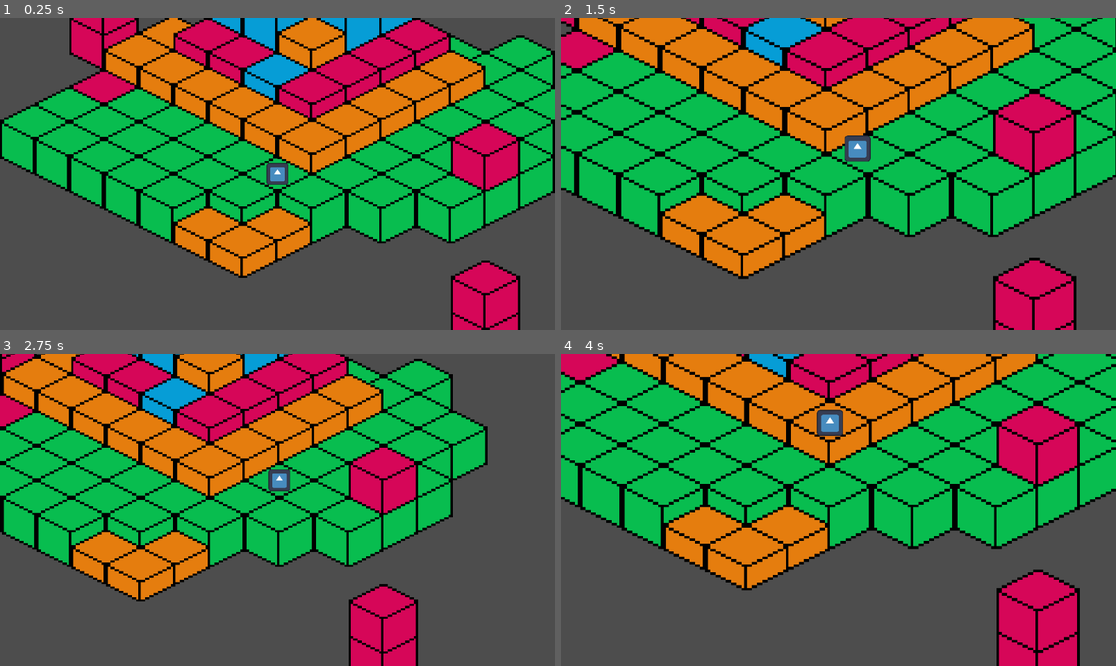
Above: before the commit, frames 1-4 (two rows, left to right).
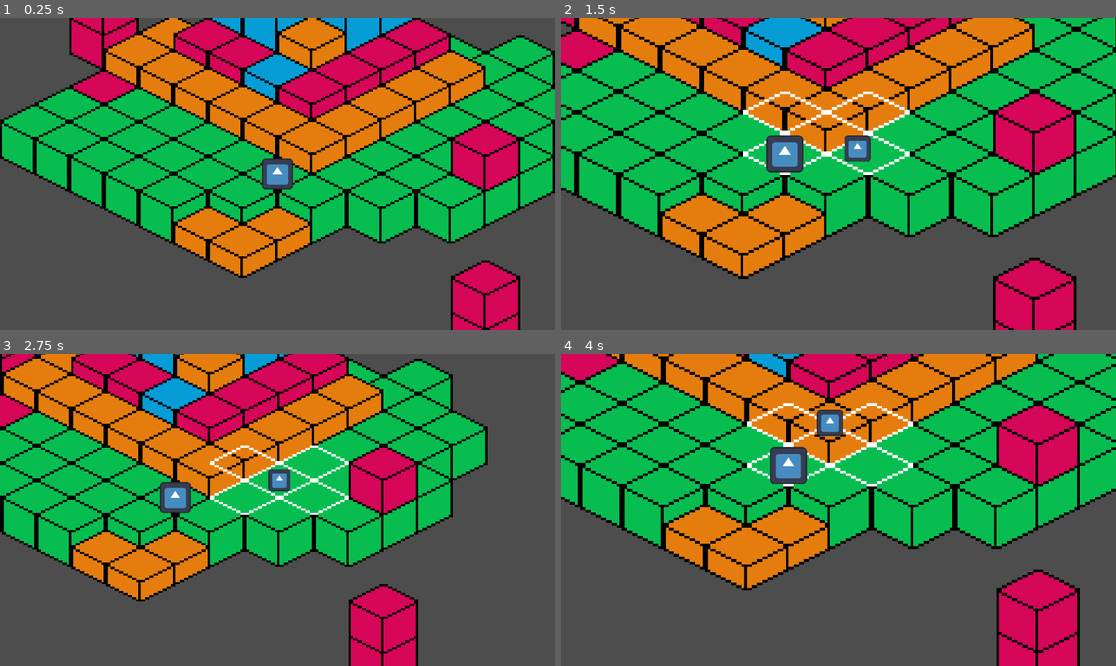
Above: after the commit, the same moments.

Repository: martinsi26/GameJam2024
Game: Godot game, scene res://Map.tscn
Same seed, same stepped clock (60 frames per second), same inputs: the game is played once before the commit and once after it. This scene is started directly instead of the project's main scene. The engine's default icon, where the game draws it, is replaced by a stand-in: a white triangle on a blue panel in a dark square.
Inputs (mouse positions are in pixels of both pictures, inside the frame that each line leads up to):
- Up to frame 1 (0.25 s): no input
- Up to frame 2 (1.5 s): tap Enter at 0.5 s; move the mouse to (960, 158) at 0.52 s; hold D (move_right) 0.53-1.28 s; tap Down (camera_down) at 0.6 s; move the mouse to (727, 189) at 1.27 s; hold S (move_down) from 1.28 s (still down); tap = (camera_zoom_in) at 1.35 s
- Up to frame 3 (2.75 s): move the mouse to (333, 441) at 2.02 s; release S (move_down) at 2.03 s; hold D (move_right) from 2.03 s (still down); tap - (camera_zoom_out) at 2.1 s
- Up to frame 4 (4 s): move the mouse to (810, 572) at 2.77 s; release D (move_right) at 2.78 s; hold W (move_up) 2.78-3.53 s; tap Down (camera_down) at 2.85 s; move the mouse to (1005, 556) at 3.52 s; hold A (move_left) from 3.53 s (still down); tap = (camera_zoom_in) at 3.6 s

The runs differ from the first frame. In frame 1, 0.5% of the frame differs, in the area x 47-53%, y 44-56%; in frame 2, 1.9%, in the area x 32-63%, y 23-51%; in frame 3, 1.4%; in frame 4, 1.8%.
Error after the commit: Invalid access to property or key 'pos' on a base object of type 'Nil'. (res://EnemyScripts/bear.gd:73)

Commit message:
bear moves properly

Diff:
--- /dev/null
+++ b/gamejam2024/EnemyScenes/bear.tscn
@@ -0,0 +1,11 @@
+[gd_scene load_steps=3 format=3 uid="uid://co178psc71v2h"]
+
+[ext_resource type="Texture2D" uid="uid://xv6rx6xg2hvg" path="res://icon.svg" id="1_u8mxw"]
+[ext_resource type="Script" path="res://EnemyScripts/bear.gd" id="1_v7qgo"]
+
+[node name="Bear" type="Node2D"]
+script = ExtResource("1_v7qgo")
+
+[node name="Sprite2D" type="Sprite2D" parent="."]
+scale = Vector2(0.334, 0.334)
+texture = ExtResource("1_u8mxw")
--- /dev/null
+++ b/gamejam2024/EnemyScripts/bear.gd
@@ -0,0 +1,85 @@
+extends Node2D
+
+@onready var map = $".."
+
+var tile_size = Vector2(32, 16)
+var current_layer
+var target_layer
+var current_tile
+var current_tile_data
+var target_tile
+var target_tile_data
+var is_moving = false
+var speed = 200
+var current_neighbors
+var direction_index = 0  # Tracks current direction in the cycle (0=up, 1=right, 2=down, 3=left)
+var directions = [Vector2i(0, -1), Vector2i(1, 0), Vector2i(0, 1), Vector2i(-1, 0)]
+var is_first_move = true  # Track if this is the first move attempt
+
+func _ready() -> void:
+	var starting_tile = Vector2i(2, 4)
+	var starting_layer = 0
+
+	current_tile = starting_tile
+	current_layer = starting_layer
+
+	current_neighbors = map.get_neighbor_tiles(starting_tile.x, starting_tile.y, starting_layer)
+	map.set_outline_tiles(current_neighbors)
+
+func _process(delta):
+	# Check for any player movement input and move the bear if detected
+	if not is_moving and (Input.is_action_just_pressed("move_up") or Input.is_action_just_pressed("move_down")
+		or Input.is_action_just_pressed("move_left") or Input.is_action_just_pressed("move_right")):
+
+		print("Player moved - bear will attempt to move")
+
+		if is_first_move:
+			# Instead of skipping, we update the direction index to point to the next move
+			is_first_move = false
+			direction_index = (direction_index + 1) % directions.size()  # Advance the direction for the bear
+			print("Skipping first move; moving to next direction")
+
+		move_to_next_tile()  # Move based on the updated direction index
+
+	if is_moving:
+		var slab_offset = 0
+		if target_tile_data.terrain_set == 0:  # Check if the target tile is a slab
+			print("Bear stepping onto slab")
+			slab_offset = 32 * 3  # Apply slab offset
+
+		$Sprite2D.offset.y = target_layer * -68 * 3 + slab_offset  # Apply layer and slab offset
+
+		var move_pos = map.get_tile_center(target_tile.x, target_tile.y, target_layer)
+		position = position.move_toward(move_pos, speed * delta)
+
+		if position.distance_to(move_pos) < 1:  # Threshold for stopping
+			position = move_pos
+			current_tile = target_tile
+			current_tile_data = target_tile_data
+			current_layer = target_layer
+
+			current_neighbors = map.get_neighbor_tiles(current_tile.x, current_tile.y, current_layer)
+			is_moving = false
+			print("Bear movement completed, ready for next move")
+
+# Move the bear to the next tile in the path (up, right, down, left)
+func move_to_next_tile():
+	var direction = directions[direction_index]
+	var next_tile = Vector3(current_tile.x + direction.x, current_tile.y + direction.y, current_layer)
+
+	current_neighbors = map.get_neighbor_tiles(current_tile.x, current_tile.y, current_layer)
+
+	for neighbor in current_neighbors:
+		if neighbor.pos == next_tile and neighbor.data:
+			target_tile = neighbor.pos
+			target_tile_data = neighbor.data
+			target_layer = neighbor.pos.z
+			is_moving = true
+			print("Bear is moving to tile:", target_tile)
+			break
+
+	# If no valid neighbor was found, print a message
+	if not is_moving:
+		print("No valid move found for bear in direction", direction)
+
+	direction_index = (direction_index + 1) % directions.size()
--- a/gamejam2024/Fish.gd
+++ b/gamejam2024/Fish.gd
@@ -47,7 +47,7 @@
 			#print(current_layer)
 
 			current_neighbors = map.get_neighbor_tiles(current_tile.x, current_tile.y, current_layer)
-			#map.set_outline_tiles(current_neighbors)
+			map.set_outline_tiles(current_neighbors)
 
 			is_moving = false
 
--- a/gamejam2024/Map.tscn
+++ b/gamejam2024/Map.tscn
@@ -1,9 +1,10 @@
-[gd_scene load_steps=5 format=4 uid="uid://7qj5qgf7gopc"]
+[gd_scene load_steps=6 format=4 uid="uid://7qj5qgf7gopc"]
 
 [ext_resource type="Script" path="res://TileMap.gd" id="1_0lflw"]
 [ext_resource type="Script" path="res://map.gd" id="1_y7m3y"]
 [ext_resource type="TileSet" uid="uid://di2wfn3m7nnt8" path="res://tileset.tres" id="2_yabca"]
-[ext_resource type="PackedScene" uid="uid://6yuhs2dq6xnd" path="res://Fish.tscn" id="4_erp4l"]
+[ext_resource type="PackedScene" uid="uid://d0abrurg0cgly" path="res://Fish.tscn" id="4_erp4l"]
+[ext_resource type="PackedScene" uid="uid://co178psc71v2h" path="res://EnemyScenes/bear.tscn" id="5_vv6qn"]
 
 [node name="Map" type="Node2D"]
 y_sort_enabled = true
@@ -40,3 +41,7 @@
 [node name="Fish" parent="." instance=ExtResource("4_erp4l")]
 z_index = 1
 y_sort_enabled = true
+
+[node name="Bear" parent="." instance=ExtResource("5_vv6qn")]
+z_index = 1
+y_sort_enabled = true
Not shown: 1 places in gamejam2024/Fish.tscn that only renumber resources
